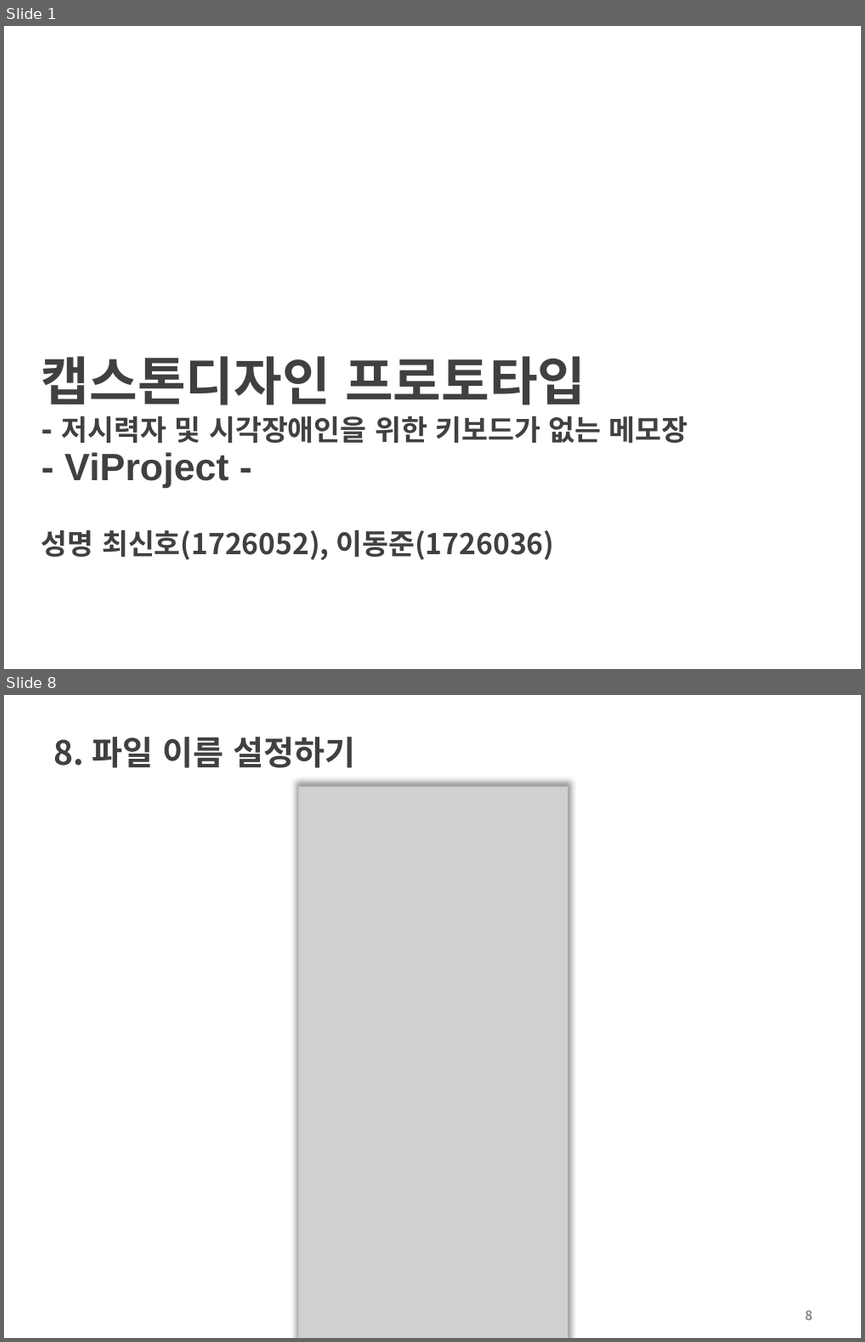
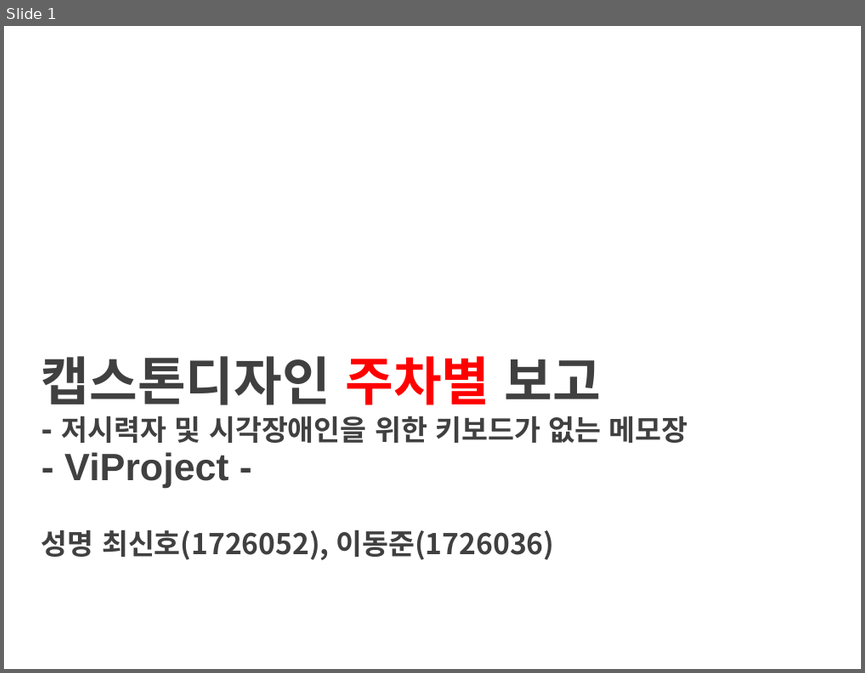
Before and after one commit to choisinho/capstone1, a slide deck: 프로토타입_최신호_이동준.pptx. Shown one above the other, each under a label of ours: slides 1 and 8 before the commit, slide 1 after it; the slides between them are not shown. The pictures are 865x1342 and 865x673 pixels, drawn with LibreOffice and Linux fonts; fonts in the diff are those of the drawing; grey boxes stand for pictures; background and template pictures are left out. Boxes give left, top, right and bottom in pixels: in the first picture for what was removed or moved away, otherwise in the second. Text is boxed around its words. In the diff, an @@ line names an element or a change of style, - is before the commit and + after.

```diff
--- a/프로토타입_최신호_이동준.pptx
+++ b/프로토타입_최신호_이동준.pptx
@@ slide 8 removed at (x1=4, y1=695, x2=861, y2=1338), background #FFFFFF @@
@@ title removed at (x1=54, y1=737, x2=355, y2=768) @@
-8. 파일 이름 설정하기
@@ picture removed at (x1=299, y1=787, x2=568, y2=1338) @@
@@ page number removed at (x1=805, y1=1310, x2=812, y2=1320) @@
-8
@@ slide 1 changed as well @@
@@ title at (x1=41, y1=356, x2=688, y2=488): text changed @@
-캡스톤디자인 프로토타입
-- 저시력자 및 시각장애인을 위한 키보드가 없는 메모장
-- ViProject -
+캡스톤디자인 주차별 보고
+- 저시력자 및 시각장애인을 위한 키보드가 없는 메모장
+- ViProject -
```
Also in this commit, not shown: 4 other slides changed, 2 slides added, 7 other slides removed, 7 other files.
